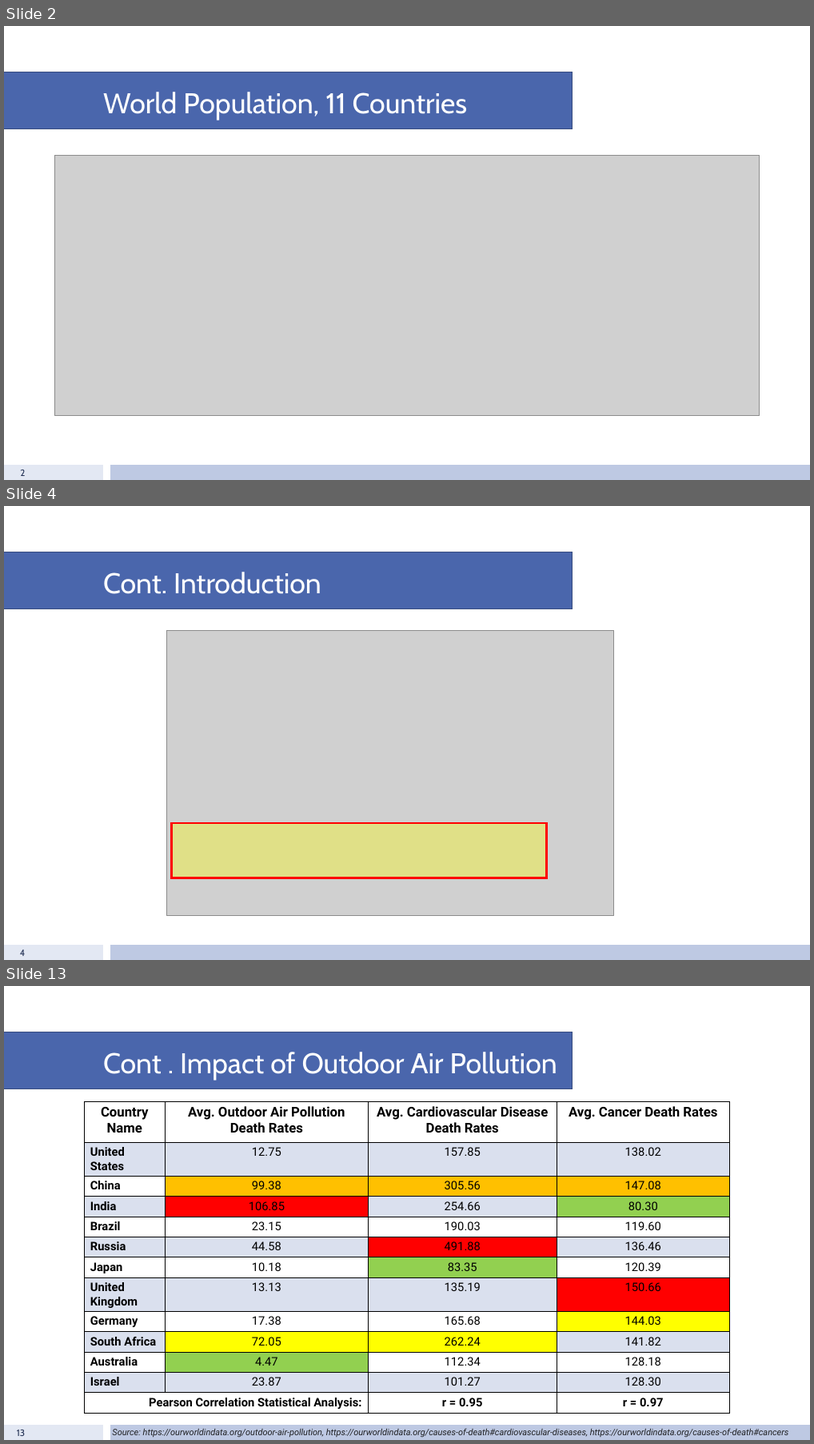
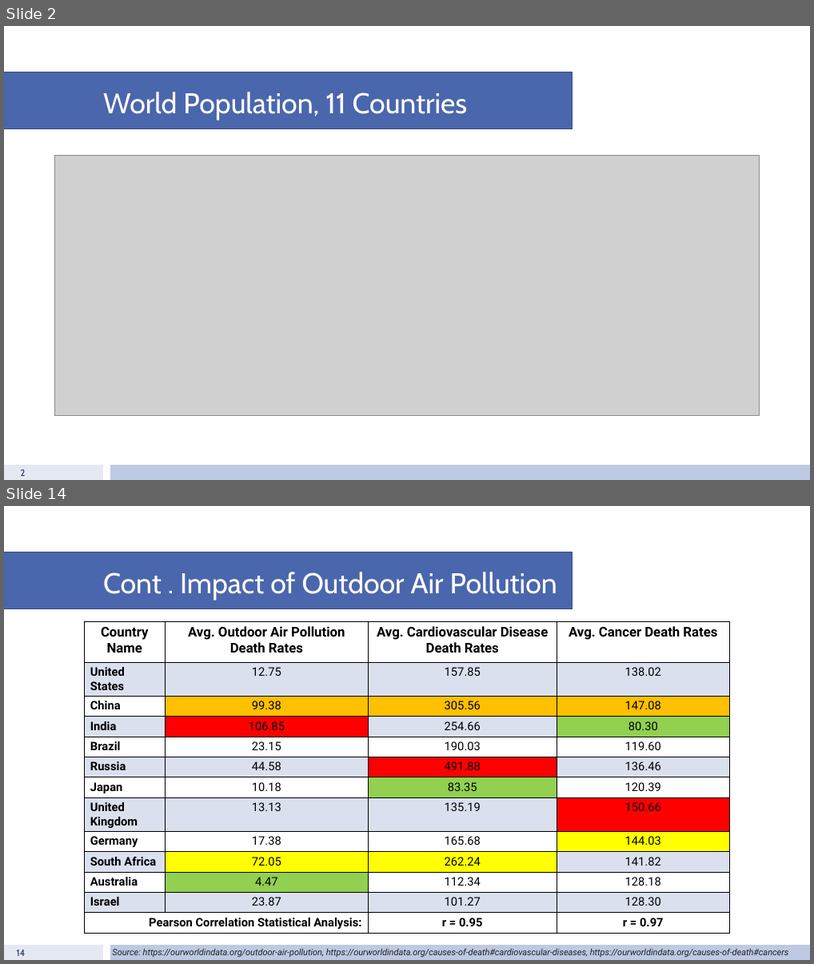
Before and after one commit to fiyang89/project-1-group-8, a slide deck: Population.pptx. Shown one above the other, each under a label of ours: slides 2, 4 and 13 before the commit, slides 2 and 14 after it; the slides between them are not shown. The pictures are 814x1444 and 814x964 pixels, drawn with LibreOffice and Linux fonts; fonts in the diff are those of the drawing; grey boxes stand for pictures. Boxes give left, top, right and bottom in pixels: in the first picture for what was removed or moved away, otherwise in the second. Text is boxed around its words. In the diff, an @@ line names an element or a change of style, - is before the commit and + after.

```diff
--- a/Population.pptx
+++ b/Population.pptx
@@ slide 4 removed at box(4, 506, 810, 960), background #FFFFFF; not listed: 3 template elements that a slide beside it also shows @@
@@ title removed at box(103, 572, 322, 594) @@
-Cont. Introduction
@@ picture removed at box(166, 630, 614, 915) @@
@@ rectangle removed at box(171, 823, 546, 878) @@
@@ page number removed at box(20, 949, 25, 956) @@
-4
@@ what was slide 13 is now slide 14 @@
@@ page number at box(17, 949, 26, 956): text changed @@
-13
+14
```
Also in this commit, not shown: 9 slides changed, 3 slides added, 1 other slide removed.
